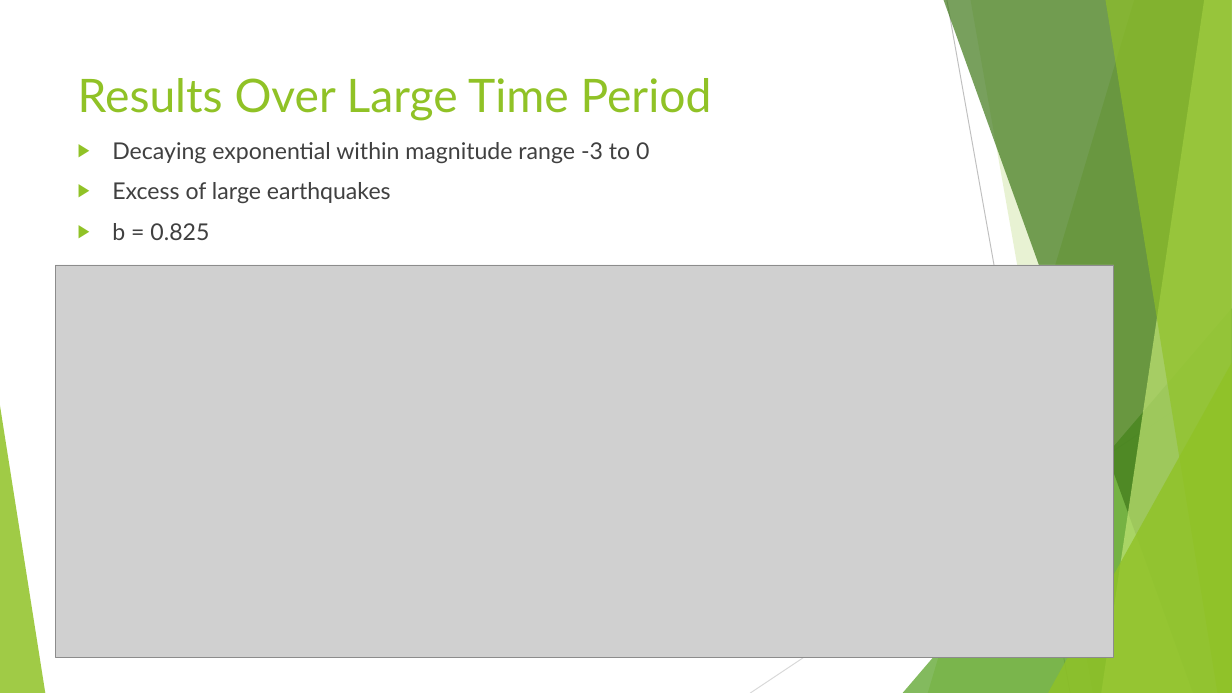
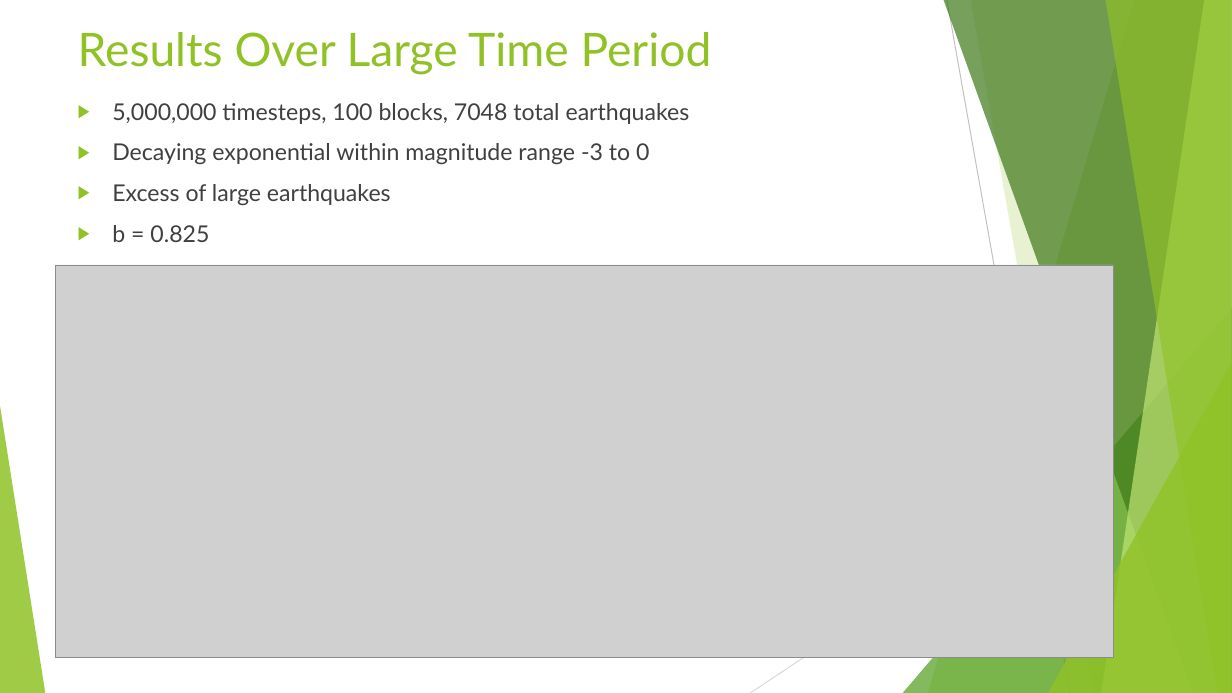
Before and after one commit to aMartin6/Final_Project, a slide deck: slide 11 of Earthquake Presentation.pptx (slide 9 before the commit). Drawn at 1232x693 pixels with LibreOffice and Linux fonts; fonts in the diff are those of the drawing; grey boxes stand for pictures. Boxes give left, top, right and bottom in pixels: in the first picture for what was removed or moved away, otherwise in the second. Text is boxed around its words. In the diff, an @@ line names an element or a change of style, - is before the commit and + after.

```diff
--- a/Earthquake Presentation.pptx
+++ b/Earthquake Presentation.pptx
@@ title "Results Over Large Time Period": place and size @@
-title "Results Over Large Time Period" at bbox=[78, 78, 712, 121]
+title "Results Over Large Time Period" at bbox=[78, 32, 712, 75]
@@ text "5,000,000 timesteps, 100 blocks, 7048 ...": place and size @@
-text "5,000,000 timesteps, 100 blocks, 7048 ..." at bbox=[112, 142, 649, 240]
+text "5,000,000 timesteps, 100 blocks, 7048 ..." at bbox=[112, 103, 690, 242]
@@ text at bbox=[112, 103, 690, 124]: paragraph added @@
+▶ 5,000,000 timesteps, 100 blocks, 7048 total earthquakes
```
Also in this commit, not shown: 7 other slides changed, 3 slides added, 1 slide removed.
